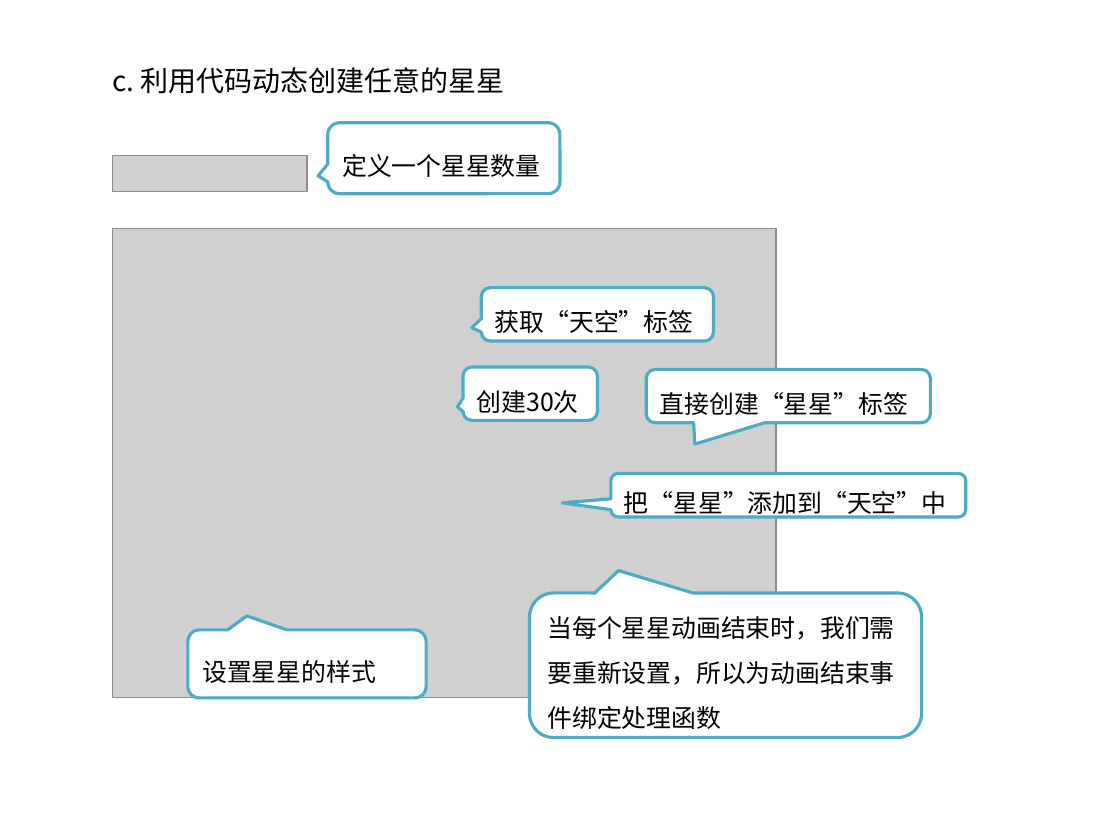
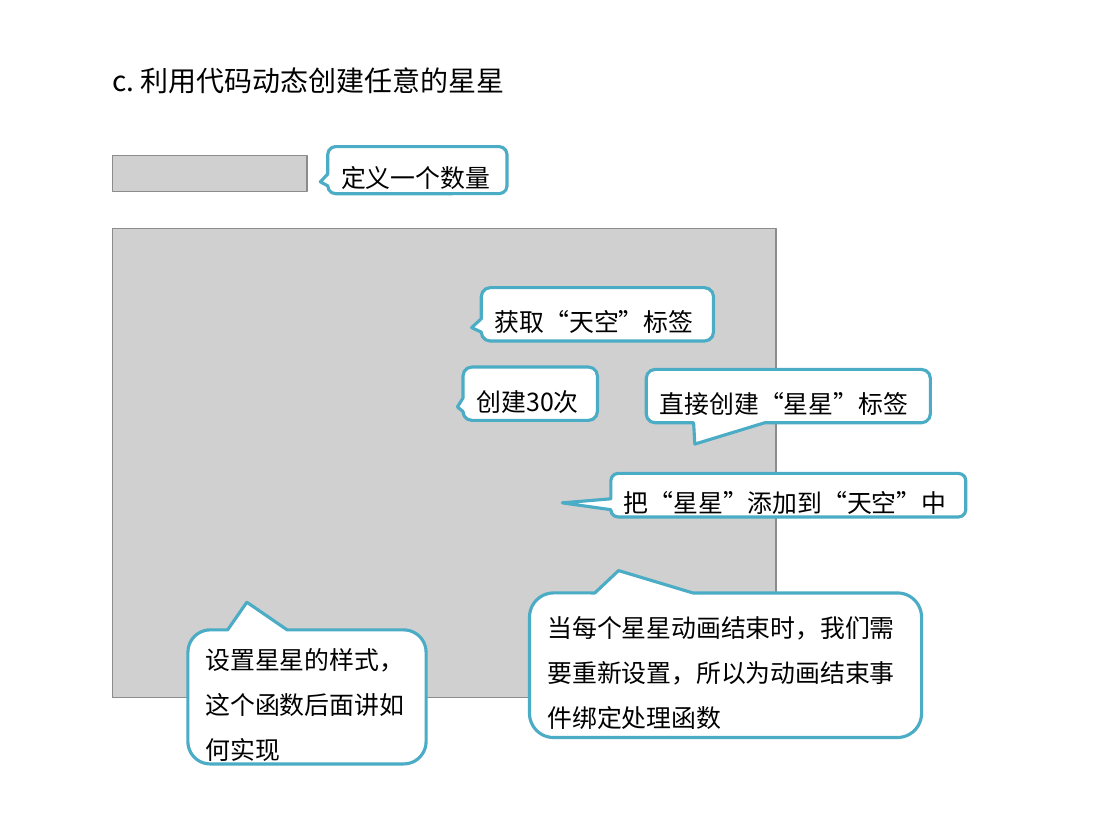
Before and after one commit to kong66/webAni, a slide deck: slide 6 of 4-stars/stars.pptx. Drawn at 1120x840 pixels with LibreOffice and Linux fonts; fonts in the diff are those of the drawing; grey boxes stand for pictures. Boxes give left, top, right and bottom in pixels: in the first picture for what was removed or moved away, otherwise in the second. Text is boxed around its words. In the diff, an @@ line names an element or a change of style, - is before the commit and + after.

```diff
--- a/4-stars/stars.pptx
+++ b/4-stars/stars.pptx
@@ rounded speech box "定义一个数量": place and size @@
-rounded speech box "定义一个数量" at [328,123,560,194]
+rounded speech box "定义一个数量" at [328,147,507,194]
@@ text in rounded speech box at [341,166,490,194]: text changed @@
-定义一个星星数量
+定义一个数量
@@ rounded speech box "设置星星的样式，这个函数后面讲如何实现": place and size @@
-rounded speech box "设置星星的样式，这个函数后面讲如何实现" at [188,629,427,698]
+rounded speech box "设置星星的样式，这个函数后面讲如何实现" at [188,629,427,764]
@@ text in rounded speech box at [205,648,403,765]: text changed @@
-设置星星的样式
+设置星星的样式，这个函数后面讲如何实现
```
Also in this commit, not shown: 5 other slides changed, 13 slides added, 12 slides removed, 2 other files.
